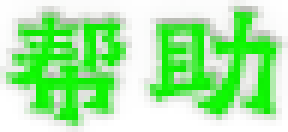
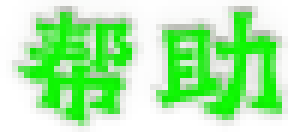
Revision of a layered w=288, h=132 image; what changed, layer by layer:
renamed "GraveBustedStoneLishuSc.ttf｜默认" to "项目字体｜帮助", painted on it over [0, 6, 282, 126]
